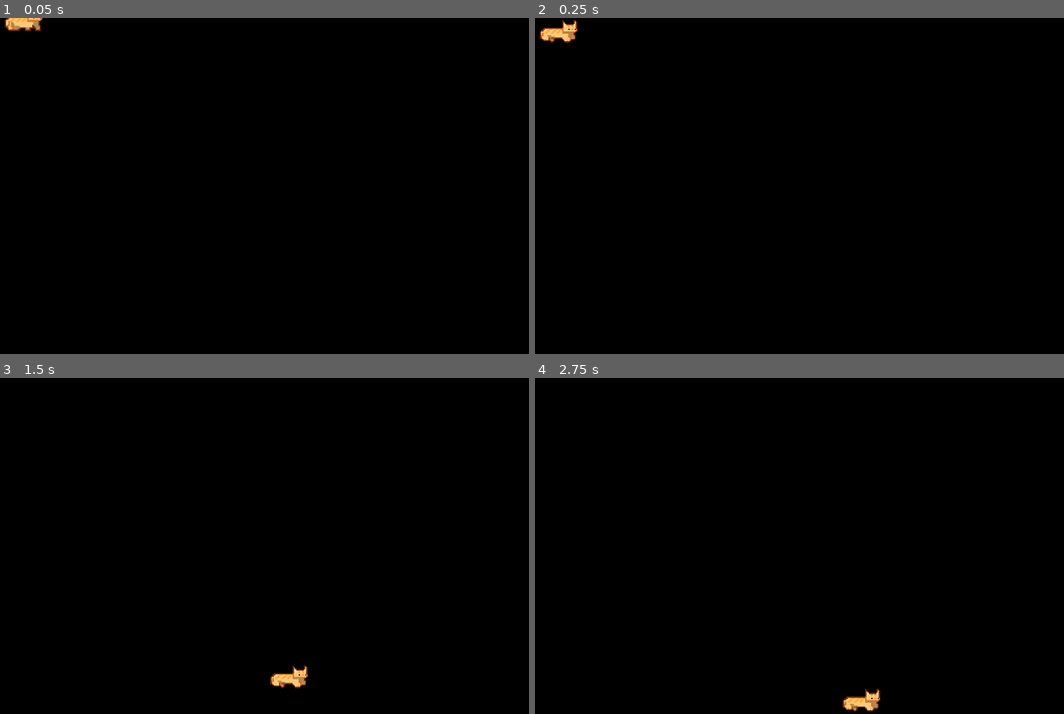
Above: before the commit, frames 1-4 (two rows, left to right).
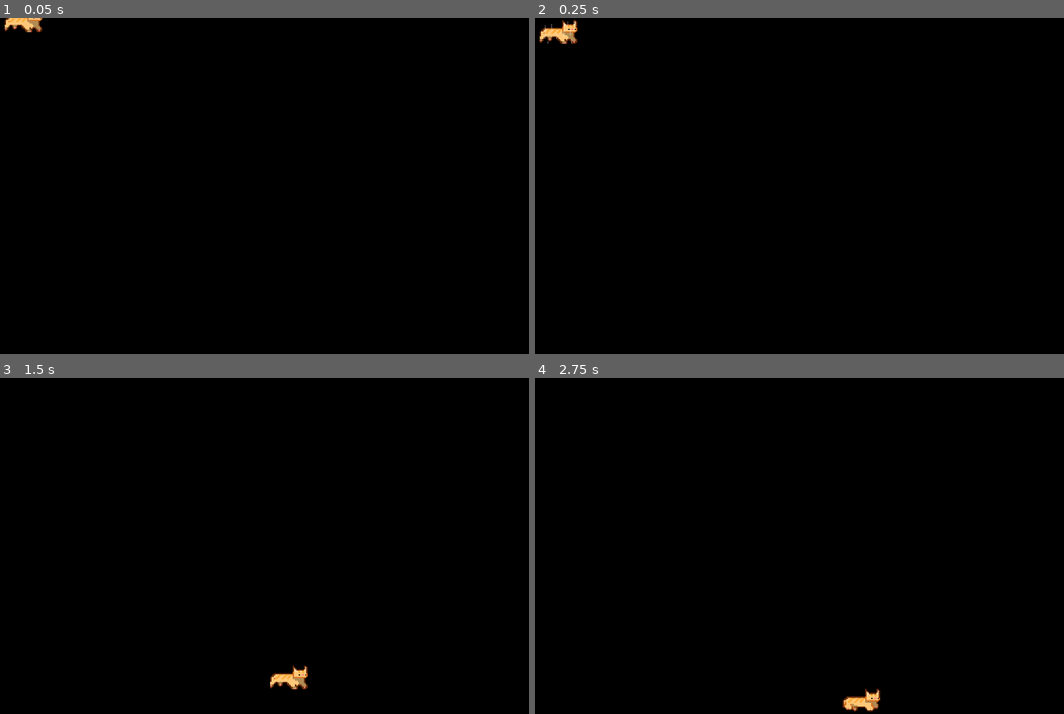
Above: after the commit, the same moments.

Repository: asierpernias/Fey
Game: Godot game, scene res://main.tscn
Same seed, same stepped clock (60 frames per second), same inputs: the game is played once before the commit and once after it.
Inputs (mouse positions are in pixels of both pictures, inside the frame that each line leads up to):
- Up to frame 1 (0.05 s): no input
- Up to frame 2 (0.25 s): no input
- Up to frame 3 (1.5 s): tap Enter at 0.5 s; drag from (26, 428) to (290, 472) at 0.52 s; drag from (111, 562) to (290, 569) at 1.27 s
- Up to frame 4 (2.75 s): move the mouse to (825, 472) at 2.02 s; hold Right from 2.03 s (still down); tap Alt at 2.1 s; click (825, 472) at 2.17 s

The runs differ from the first frame. In frame 1, 0.1% of the frame differs, in the area x 0-9%, y 1-5%; in frame 2, 0.2%, in the area x 0-9%, y 0-8%; in frame 3, 0.1%; in frame 4, nothing differs.

Commit message:
Falling animation and more logic

Diff:
--- a/main.gd
+++ b/main.gd
@@ -20,6 +20,7 @@
 func _on_area_input(_viewport, event, _shape_idx):
 	if event is InputEventMouseButton and event.button_index == MOUSE_BUTTON_LEFT and event.pressed:
 		is_dragged = true
+		sprite.stop()
 		drag_offset = get_global_mouse_position() - position
 
 func _input(event):
@@ -32,6 +33,7 @@
 		var h = window_size / 2
 		position.x = clamp(position.x, h.x, screen_size.x - h.x)
 		position.y = clamp(position.y, h.y, screen_size.y - h.y)
+		sprite.rotation = clamp(event.relative.x * 0.05, -0.5, 0.5)
 
 func _ready() -> void:
 	var win = get_window()
@@ -56,10 +58,14 @@
 	if is_dragged:
 		return
 	if position.y < floor_y:
+		if sprite.animation != "fall":
+			sprite.play("fall")
 		fall_speed += gravity * delta
 		position.y = min(position.y + fall_speed * delta, floor_y)
 		is_falling = true
 		return
+	if sprite.animation == "fall":
+		sprite.play("walk")
 	fall_speed = 0.0
 	if is_idling:
 		idle_timer -= delta
@@ -80,6 +86,7 @@
 		idling()
 
 func _process(delta: float) -> void:
+	sprite.rotation = lerp(sprite.rotation, 0.0, 10 * delta)
 	if screen_size == Vector2.ZERO:
 		return
 	var poly: PackedVector2Array
--- a/main.tscn
+++ b/main.tscn
@@ -2,9 +2,13 @@
 
 [ext_resource type="Script" uid="uid://bkujtwqwugdy7" path="res://main.gd" id="1_dg77c"]
 [ext_resource type="Texture2D" uid="uid://b5sw74ushm3a7" path="res://Assets/Idle/pixil-frame-0.png" id="1_efxa6"]
+[ext_resource type="Texture2D" uid="uid://bw1751f1lyrxn" path="res://Assets/Falling/pixil-frame-0.png" id="2_2cqfq"]
 [ext_resource type="Texture2D" uid="uid://cju3j5chb81u4" path="res://Assets/Idle/pixil-frame-1.png" id="2_dg77c"]
+[ext_resource type="Texture2D" uid="uid://1biv1p85gkpj" path="res://Assets/Falling/pixil-frame-1.png" id="3_yaehf"]
 [ext_resource type="Texture2D" uid="uid://cwsmmsm24qukl" path="res://Assets/Idle/pixil-frame-2.png" id="3_ycdy4"]
+[ext_resource type="Texture2D" uid="uid://bsix2qmevofgn" path="res://Assets/Falling/pixil-frame-2.png" id="4_074og"]
 [ext_resource type="Texture2D" uid="uid://o1hevivr5ui2" path="res://Assets/Idle/pixil-frame-3.png" id="4_w48qg"]
+[ext_resource type="Texture2D" uid="uid://bst3t83hssjce" path="res://Assets/Falling/pixil-frame-3.png" id="5_cegan"]
 [ext_resource type="Texture2D" uid="uid://bbx1r6j5bfh5k" path="res://Assets/Idle/pixil-frame-4.png" id="5_vivmo"]
 [ext_resource type="Texture2D" uid="uid://dqeih5jvw1eui" path="res://Assets/Idle/pixil-frame-5.png" id="6_2cqfq"]
 [ext_resource type="Texture2D" uid="uid://bb7chpjmwobij" path="res://Assets/Idle/pixil-frame-6.png" id="7_yaehf"]
@@ -15,6 +19,23 @@
 
 [sub_resource type="SpriteFrames" id="SpriteFrames_gueev"]
 animations = [{
+"frames": [{
+"duration": 1.0,
+"texture": ExtResource("2_2cqfq")
+}, {
+"duration": 1.0,
+"texture": ExtResource("3_yaehf")
+}, {
+"duration": 1.0,
+"texture": ExtResource("4_074og")
+}, {
+"duration": 1.0,
+"texture": ExtResource("5_cegan")
+}],
+"loop": 1,
+"name": &"fall",
+"speed": 5.0
+}, {
 "frames": [{
 "duration": 1.3,
 "texture": ExtResource("1_efxa6")
@@ -71,8 +92,8 @@
 position = Vector2(0.5, 0.5)
 scale = Vector2(2, 2)
 sprite_frames = SubResource("SpriteFrames_gueev")
-animation = &"walk"
-frame_progress = 0.07751059
+animation = &"fall"
+frame_progress = 0.0049131904
 
 [node name="Area2D" type="Area2D" parent="." unique_id=1744531945]
 position = Vector2(31.599998, -35.000008)
Binary file added: Assets/Falling/pixil-frame-0.png
Not shown, added: Assets/Falling/pixil-frame-0.png.import
Binary file added: Assets/Falling/pixil-frame-1.png
Not shown, added: Assets/Falling/pixil-frame-1.png.import
Binary file added: Assets/Falling/pixil-frame-2.png
Not shown, added: Assets/Falling/pixil-frame-2.png.import
Binary file added: Assets/Falling/pixil-frame-3.png
Not shown, added: Assets/Falling/pixil-frame-3.png.import
